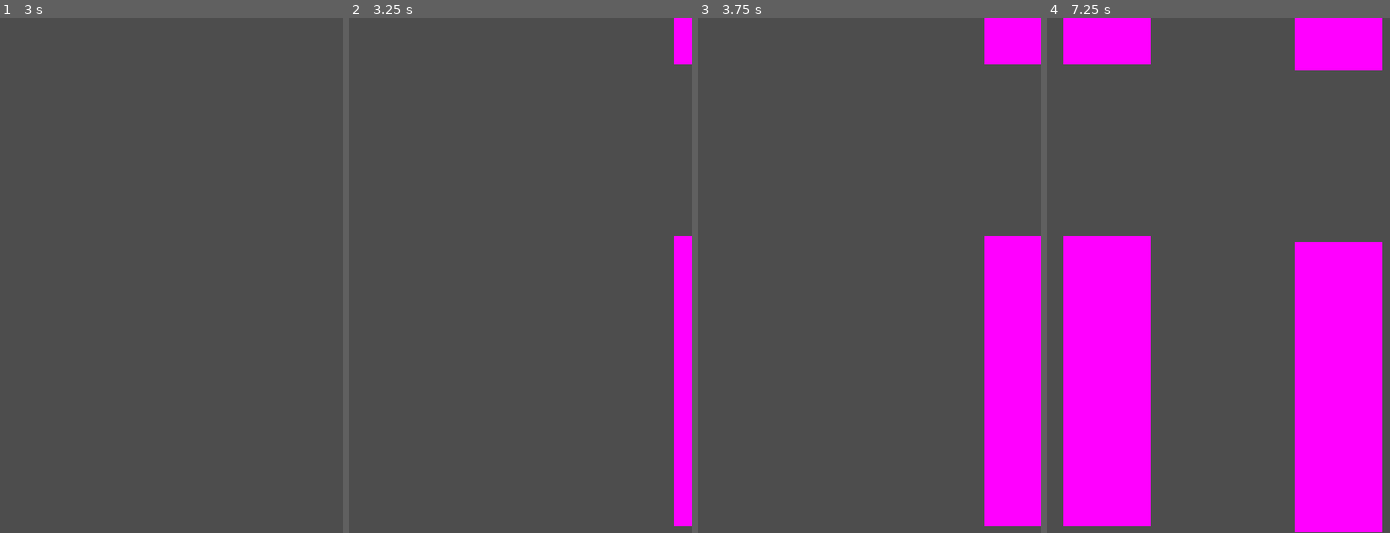
Above: before the commit, frames 1-4 (left to right).
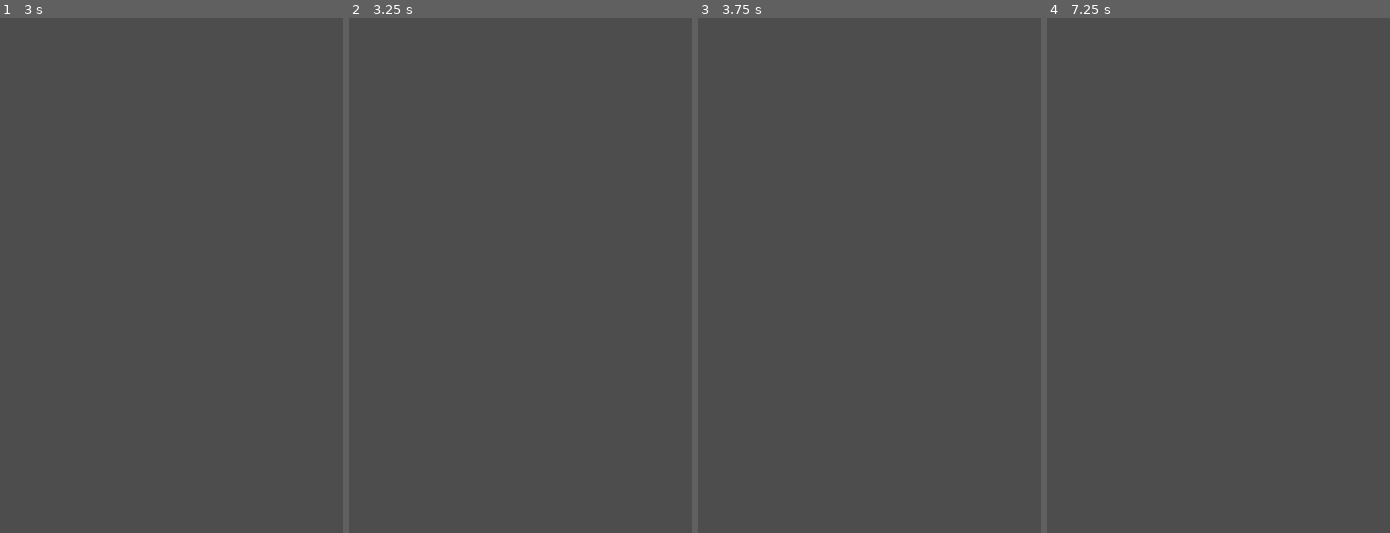
Above: after the commit, the same moments.

Repository: davidward462/flappy-bird
Game: Godot game, scene res://scenes/game.tscn
The game is run twice, just before and just after one commit, with the same random seed, the same clock (stepped at 60 frames per second) and the same inputs.
Inputs:
- Up to frame 1 (3 s): tap Space (jump) at 0.77, 1.52, 2 s; tap Enter at 1.25, 2.75 s
- Up to frame 2 (3.25 s): tap Space (jump) at 3.02 s
- Up to frame 3 (3.75 s): no input
- Up to frame 4 (7.25 s): tap Space (jump) at 3.77, 4.52, 6.02, 6.77 s

Frame 1 is identical in both runs. In frame 2, 3.4% of the frame differs, in the area x 94-100%, y 0-99%; in frame 3, 11%; in frame 4, 34%, in the area x 4-98%, y 0-100%.
Error after the commit: Invalid assignment of property or key 'y' with value of type 'Nil' on a base object of type 'Vector2'. (res://scripts/game.gd:31)

Commit message:
refactor wall creation code

Diff:
--- a/scripts/game.gd
+++ b/scripts/game.gd
@@ -15,17 +15,28 @@
 	timer.timeout.connect(_on_timer_timeout)
 	randomize()
 
-func create_wall(x_pos, y_pos)  -> void:
+func calc_y_spawn_pos(y_pos):
 	var random_height = int(randf_range(-100, 100))
 	var center_height = 0 + wall_spawn_y_offset + random_height
 	var y_spawn = y_pos + center_height
+
+func create_wall(x_pos, y_pos)  -> void:
+	var y_spawn = calc_y_spawn_pos(y_pos)
+
 	# create instance
 	var instance = wall_set_scene.instantiate()
+
 	# set position
 	instance.position.x = x_pos
 	instance.position.y = y_spawn
+
+	# for debug
 	print("spawned wall at (" + str(x_pos) + ", " + str(y_spawn) + ")")
+
+	# add child to node tree
 	add_child(instance)
+
+	# add to group of walls on screen
 	instance.add_to_group("existing_walls")
 
 # Called every frame. 'delta' is the elapsed time since the previous frame.
